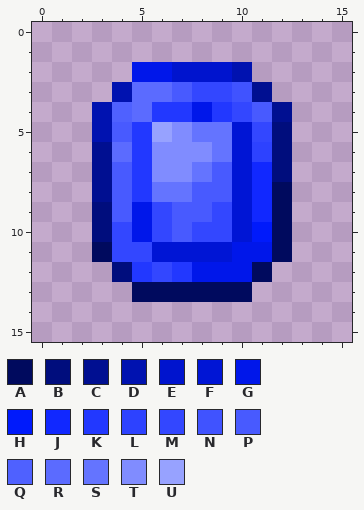
A pixel-art sprite gets an edit: assets/minecraft/textures/voidrealms/mining/gemstone/sapphire.png. Above: the version before the commit.
The file is 16x16 pixels. Colours within 5 levels of each other are drawn and written as one.
Palette (. is transparent): A #000a5e  B #000d7d  C #000f91  D #0012b0  E #0014ce  F #0015d5  G #0017ea  H #001afb  J #1128ff  K #2238ff  L #2d42ff  M #3347ff  N #4053ff  P #485aff  Q #4f61ff  R #5b6bff  S #6474ff  T #808cff  U #97a2ff
Pixels before, first column x 3:
 2 ..GGEEED..
 3 .DRRPMMNC.
 4 DQRKKGKMPC
 5 DPKUTSSFMB
 6 CRKTTTSFLB
 7 CPKTTSPFJB
 8 CPKSSPPFJA
 9 BPGMPPMFJA
10 BMGMPMMFHA
11 AMMFFFFGGA
12 .BKMKGGGA.
13 ..AAAAAA..
And afterwards:
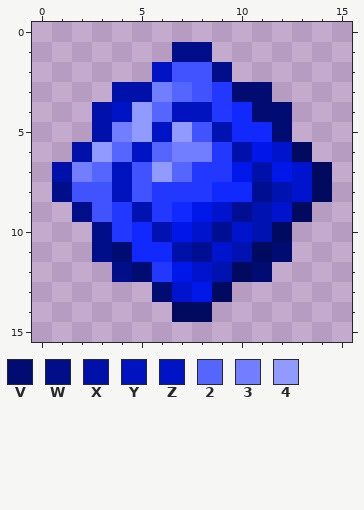
Colours new in this view: V #000c71  W #000e8a  X #0011aa  Y #0013bf  Z #0014c6  2 #5566ff  3 #717eff  4 #919bff
Change:
Changed rows in their new state; - is an unchanged pixel.
first column x 1:
 1 ------WW------
 2 ----.ZNNW.----
 3 ---XX32NKVV---
 4 --XZ42YY-JVV--
 5 --X34Z4NDJJV--
 6 -X42Z233KXGEA-
 7 X32YN42KKGXGEA
 8 WNNYNKKKJJCDEA
 9 -WNKDKJGECDEA-
10 --WKJDGECED---
11 --WVJJXCEDAV--
12 ---WVKGEDAV---
13 ----.VEG-.----
14 ------AA------
